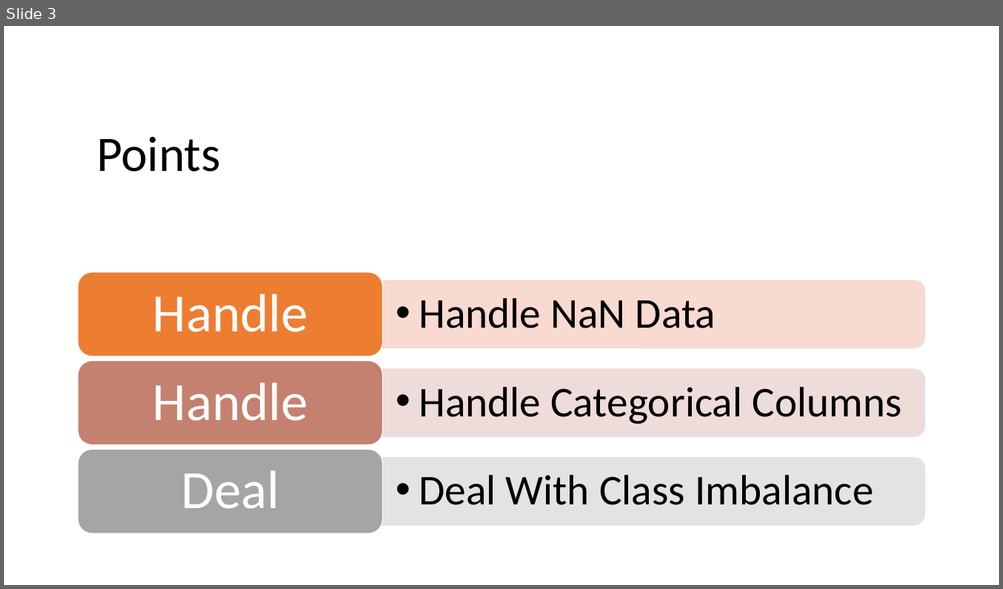
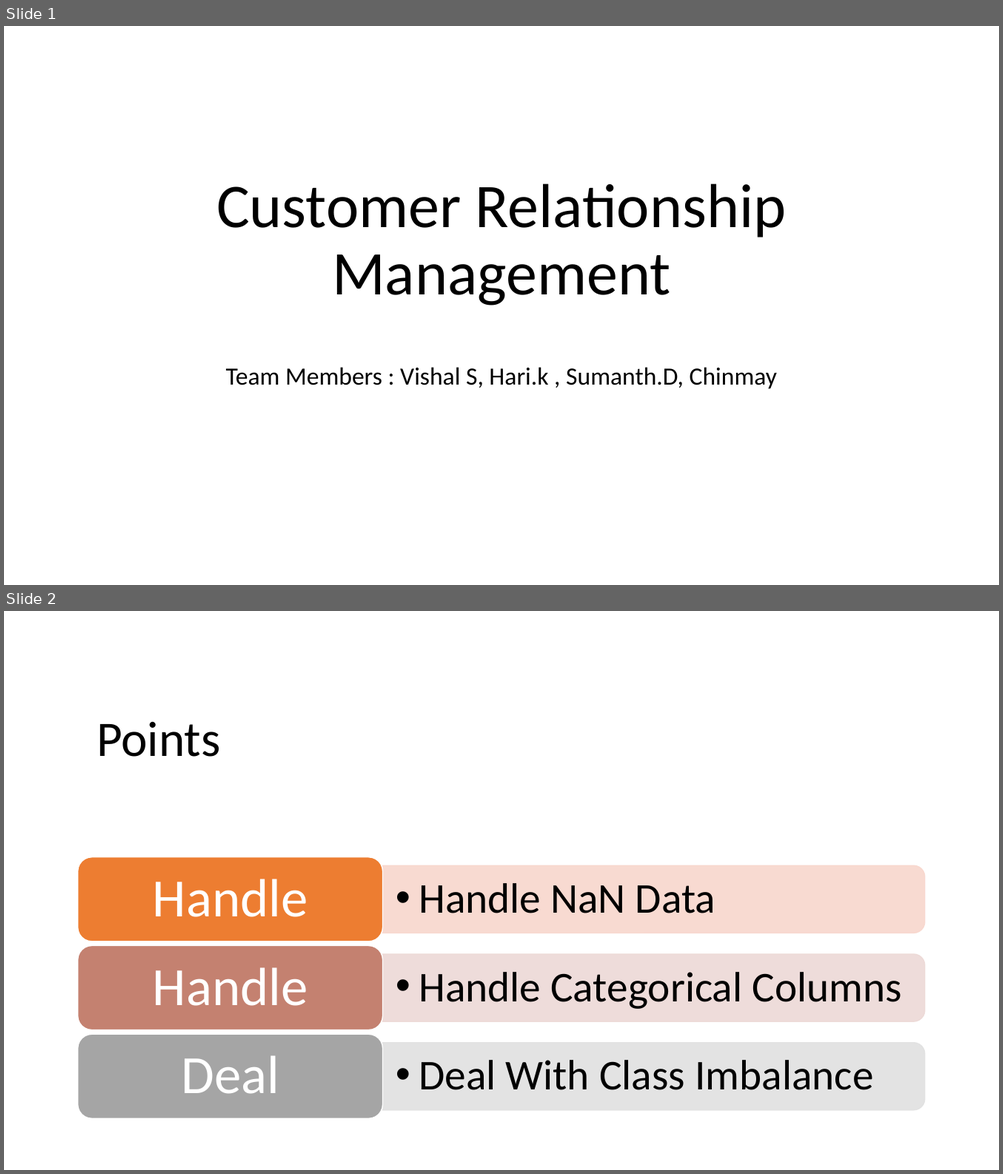
Before and after one commit to harimadhavan2000/P1, a slide deck: GBC_ML1_project_pres.pptx. Shown one above the other, each under a label of ours: slide 3 before the commit, slides 1 and 2 after it. The pictures are 1003x589 and 1003x1174 pixels, drawn with LibreOffice and Linux fonts; fonts in the diff are those of the drawing. Boxes give left, top, right and bottom in pixels: in the first picture for what was removed or moved away, otherwise in the second. Text is boxed around its words. In the diff, an @@ line names an element or a change of style, - is before the commit and + after.

```diff
--- a/GBC_ML1_project_pres.pptx
+++ b/GBC_ML1_project_pres.pptx
@@ slide 1 added at (x1=4, y1=26, x2=999, y2=585), background #FFFFFF @@
@@ title added at (x1=216, y1=184, x2=786, y2=306), 60 pt, text #000000 @@
+Customer Relationship Management
@@ subtitle added at (x1=226, y1=367, x2=777, y2=389), 24 pt, text #000000 @@
+Team Members : Vishal S, Hari.k , Sumanth.D, Chinmay
@@ what was slide 3 is now slide 2 @@
```
Also in this commit, not shown: 4 slides changed, 5 other slides added, 1 slide removed.
